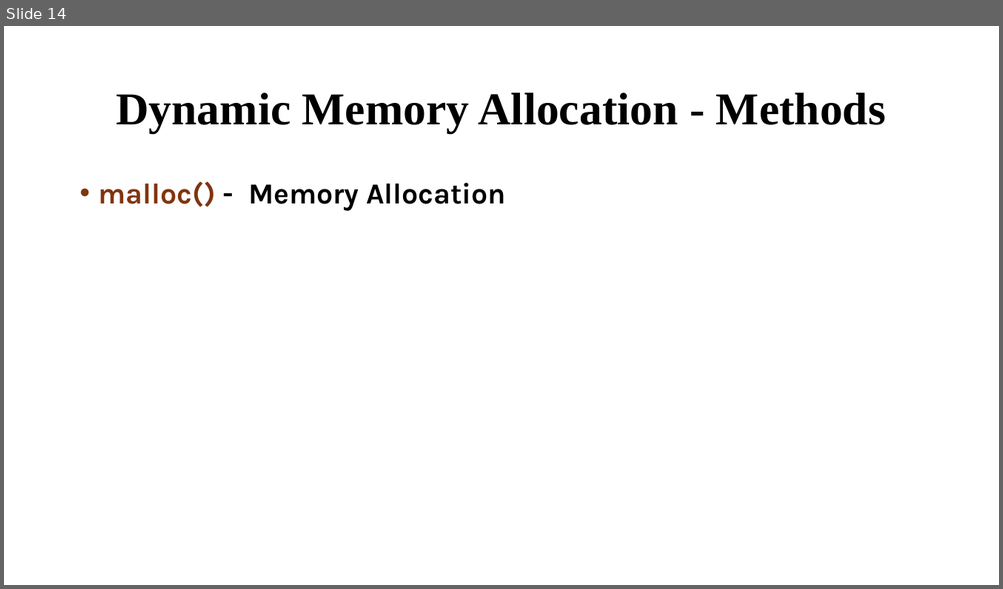
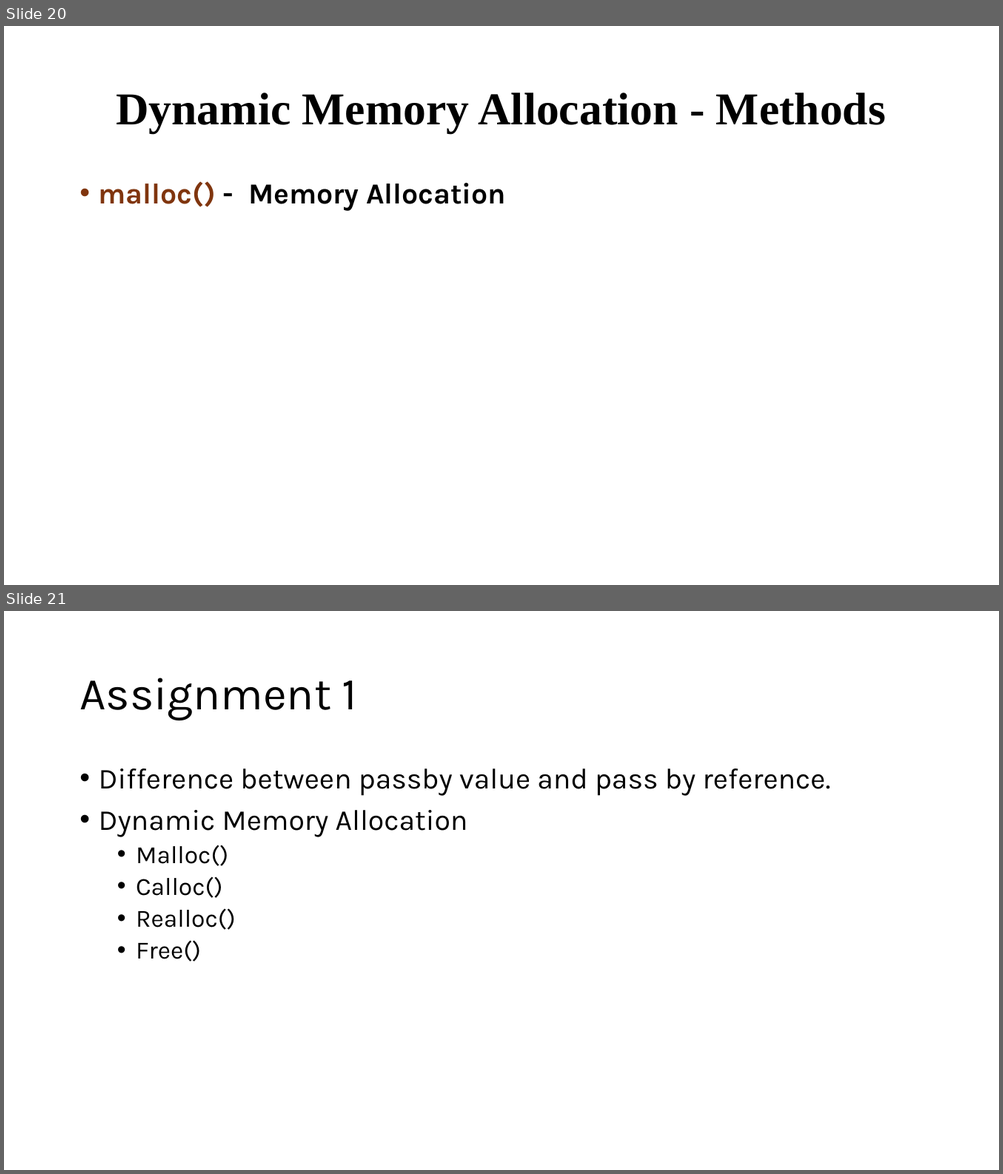
Before and after one commit to Anugrahashaju/S3_Programming_In_C, a slide deck: THEORY/MODULE3/Module_3 [Autosaved].pptm. Shown one above the other, each under a label of ours: slide 14 before the commit, slides 20 and 21 after it. The pictures are 1003x589 and 1003x1174 pixels, drawn with LibreOffice and Linux fonts; fonts in the diff are those of the drawing. Boxes give left, top, right and bottom in pixels: in the first picture for what was removed or moved away, otherwise in the second. Text is boxed around its words. In the diff, an @@ line names an element or a change of style, - is before the commit and + after.

Commit message:
added programs based on the pass by reference

```diff
--- a/THEORY/MODULE3/Module_3 [Autosaved].pptm
+++ b/THEORY/MODULE3/Module_3 [Autosaved].pptm
@@ slide 21 added at bbox=[4, 611, 999, 1170], background #FFFFFF @@
@@ title added at bbox=[79, 678, 357, 721], 44 pt, text #000000 @@
+Assignment 1
@@ text added at bbox=[99, 769, 831, 962], 28 pt, text #000000 @@
+• Difference between passby value and pass by reference.
+• Dynamic Memory Allocation
+  • Malloc()
+  • Calloc()
+  • Realloc()
+  • Free()
@@ what was slide 14 is now slide 20 @@
```
Also in this commit, not shown: 6 other slides added, 10 other files.
